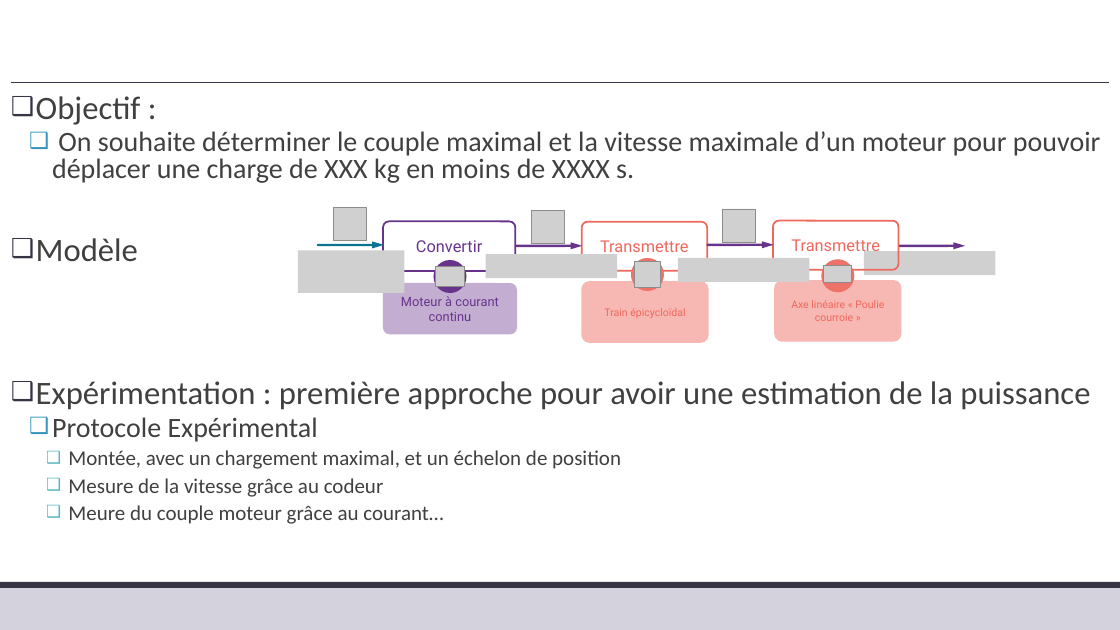
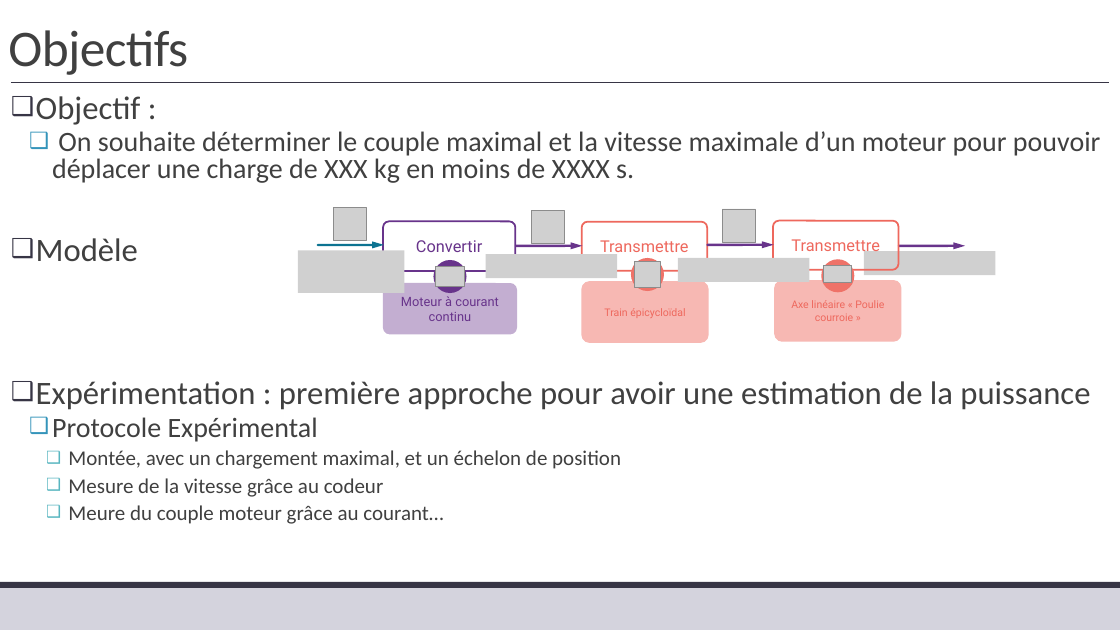
Before and after one commit to xpessoles/TP_Corriges, a slide deck: slide 9 of 04_Comax/04_Comax_Corrige.pptx. Drawn at 1120x630 pixels with LibreOffice and Linux fonts; fonts in the diff are those of the drawing; grey boxes stand for pictures; background and template pictures are left out. Boxes give left, top, right and bottom in pixels: in the first picture for what was removed or moved away, otherwise in the second. Text is boxed around its words. In the diff, an @@ line names an element or a change of style, - is before the commit and + after.

```diff
--- a/04_Comax/04_Comax_Corrige.pptx
+++ b/04_Comax/04_Comax_Corrige.pptx
@@ title added at [8, 30, 188, 75], 44 pt, text #404040 @@
+Objectifs
```
Also in this commit, not shown: 1 other slide changed, 1 slide added, 2 other files.
